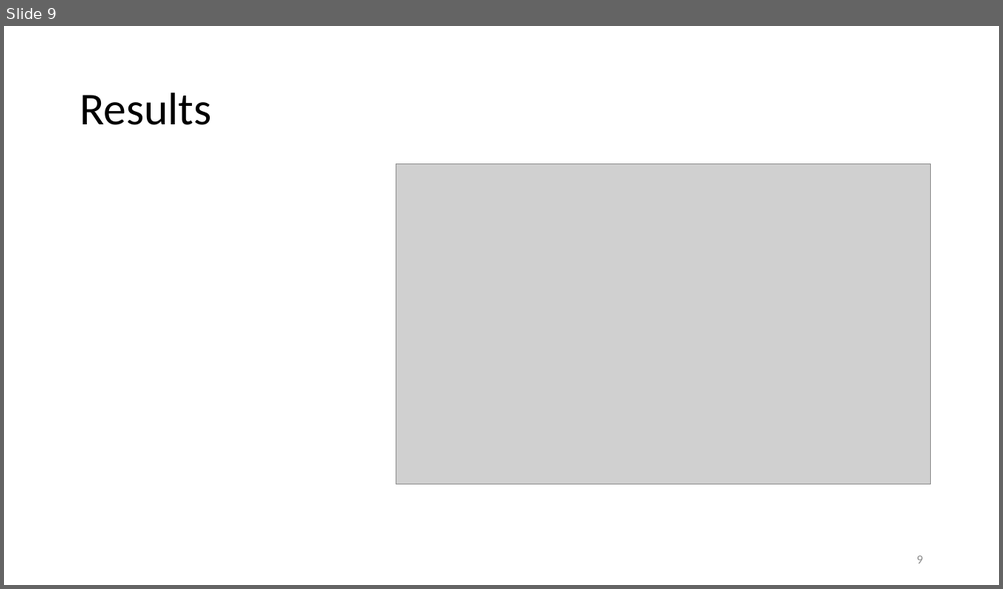
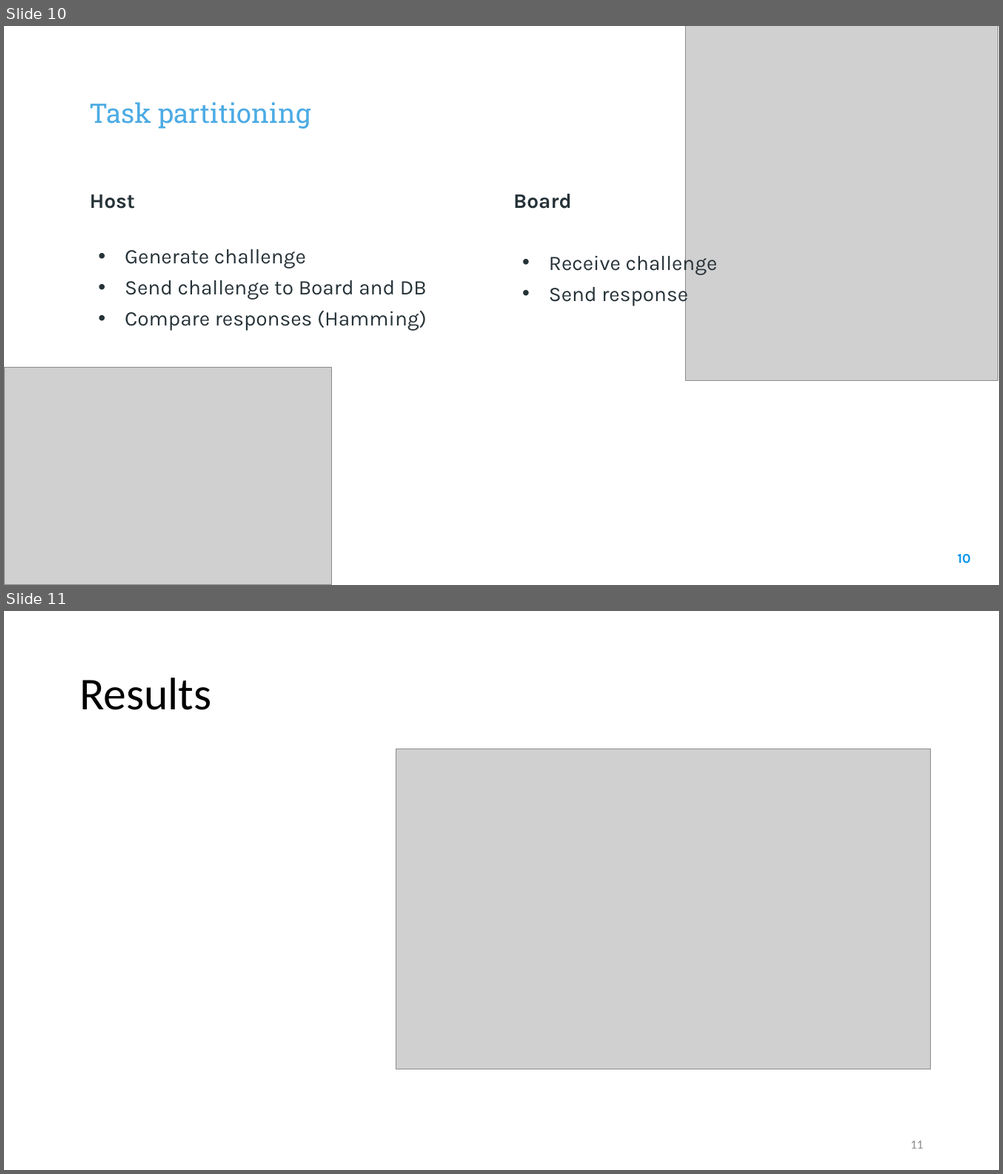
Before and after one commit to elenaroncolino/SEcube-code, a slide deck: Design and Development of a RAM-based PUF.pptx. Shown one above the other, each under a label of ours: slide 9 before the commit, slides 10 and 11 after it. The pictures are 1003x589 and 1003x1174 pixels, drawn with LibreOffice and Linux fonts; fonts in the diff are those of the drawing; grey boxes stand for pictures; background and template pictures are left out. Boxes give left, top, right and bottom in pixels: in the first picture for what was removed or moved away, otherwise in the second. Text is boxed around its words. In the diff, an @@ line names an element or a change of style, - is before the commit and + after.

```diff
--- a/Design and Development of a RAM-based PUF.pptx
+++ b/Design and Development of a RAM-based PUF.pptx
@@ slide 10 added at bbox=[4, 26, 999, 585], background picture (left out) @@
@@ picture added at bbox=[686, 26, 998, 381] @@
@@ text added at bbox=[90, 102, 311, 129], 26 pt, text #4CABE4 @@
+Task partitioning
@@ text added at bbox=[90, 195, 427, 331], 20 pt, text #263238 @@
+Host
+• Generate challenge
+• Send challenge to Board and DB
+• Compare responses (Hamming)
@@ text added at bbox=[513, 193, 717, 306], 20 pt, text #263238 @@
+Board
+• Receive challenge
+• Send response
@@ picture added at bbox=[4, 368, 332, 585] @@
@@ page number added at bbox=[957, 554, 970, 563], 13 pt, text #0091EA, bold @@
+10
@@ what was slide 9 is now slide 11 @@
@@ page number at bbox=[910, 1141, 923, 1149]: text changed; text colour #8C8C8C to #8B8B8B @@
-9
+11
```
Also in this commit, not shown: 6 slides changed, 3 other slides added, 2 slides removed.
